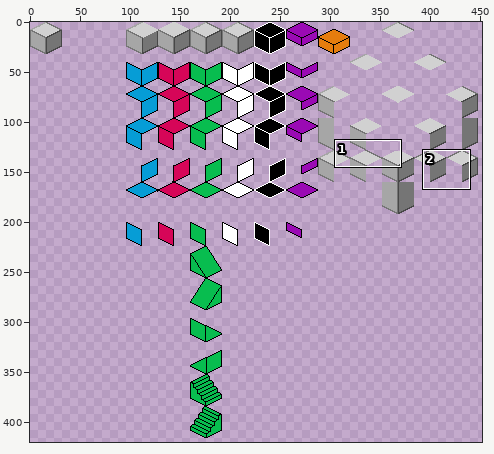
Two versions of one pixel-art file, levels/tiles.aseprite. Above, an overview of the earlier version with the close-up marked.
Close-up. The starting point:
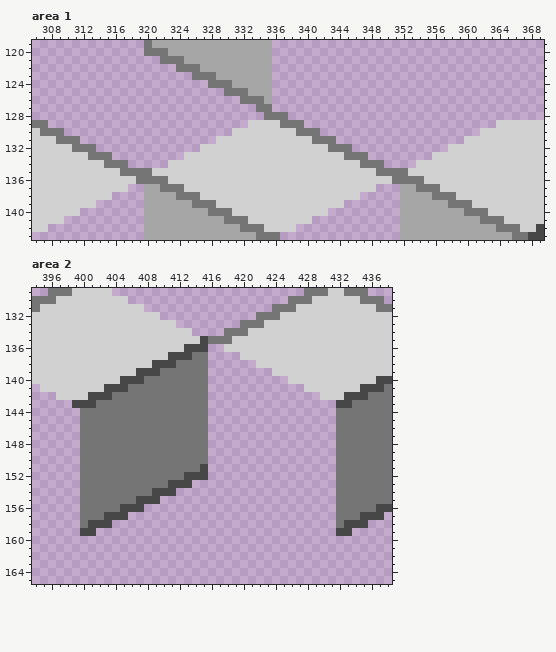
512x512 pixels, 1 frame. Shown: area 1: x 306..369, y 119..143; area 2: x 394..438, y 129..165. The wide view leaves out empty margins.
After:
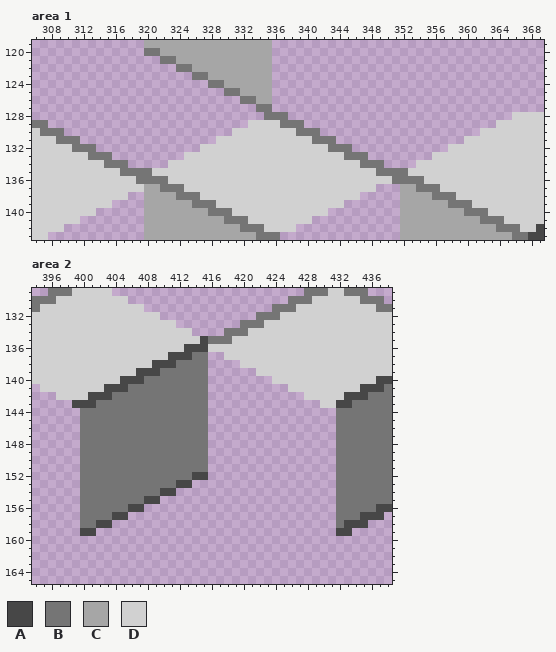
Palette (. is transparent): A #474747  B #757575  C #a6a6a6  D #d1d1d1
The exact change:
--- area 1
@@ x 306..369 @@
-119 ..............BCCCCCCCCCCCCCCC..................................
-120 ..............BBBCCCCCCCCCCCCC..................................
-121 ................BBBCCCCCCCCCCC..................................
-122 ..................BBBCCCCCCCCC..................................
-123 ....................BBBCCCCCCC..................................
-124 ......................BBBCCCCC..................................
-125 ........................BBBCCC..................................
-126 ..........................BBBC..................................
+119 ..............CCCCCCCCCCCCCCCC..................................
+120 ..............BBCCCCCCCCCCCCCC..................................
+121 ................BBCCCCCCCCCCCC..................................
+122 ..................BBCCCCCCCCCC..................................
+123 ....................BBCCCCCCCC..................................
+124 ......................BBCCCCCC..................................
+125 ........................BBCCCC..................................
+126 ..........................BBCC..................................
 127 ............................BB..................................
-128 .............................BBB................................
+128 .............................BBB............................DDDD
 129 BB.........................DDDDBBB........................DDDDDD
@@ x 306..321 @@
 136 DDDDDDDDDDDDDBBB
-137 DDDDDDDDDDDD..CC
-138 DDDDDDDDDD....CC
-139 DDDDDDDD......CC
-140 DDDDDD........CC
-141 DDDD..........CC
-142 DD............CC
-143 ..............CC
+137 DDDDDDDDDDDDDDCC
+138 DDDDDDDDDDDD..CC
+139 DDDDDDDDDD....CC
+140 DDDDDDDD......CC
+141 DDDDDD........CC
+142 DDDD..........CC
+143 DD............CC
--- area 2
@@ x 414..433 @@
 135 DABBBDDDDDDDDDDDDDDD
-136 AA..DDDDDDDDDDDDDDDD
-137 BB....DDDDDDDDDDDDDD
-138 BB......DDDDDDDDDDDD
-139 BB........DDDDDDDDDD
-140 BB..........DDDDDDDD
-141 BB............DDDDDD
-142 BB..............DDDA
-143 BB................AA
+136 AADDDDDDDDDDDDDDDDDD
+137 BB..DDDDDDDDDDDDDDDD
+138 BB....DDDDDDDDDDDDDD
+139 BB......DDDDDDDDDDDD
+140 BB........DDDDDDDDDD
+141 BB..........DDDDDDDD
+142 BB............DDDDDA
+143 BB..............DDAA
 144 BB................BB
@@ x 399..417 @@
 150 .BBBBBBBBBBBBBBBB..
-151 .BBBBBBBBBBBBBBBA..
-152 .BBBBBBBBBBBBBAAA..
-153 .BBBBBBBBBBBAAA....
-154 .BBBBBBBBBAAA......
-155 .BBBBBBBAAA........
-156 .BBBBBAAA..........
-157 .BBBAAA............
-158 .BAAA..............
+151 .BBBBBBBBBBBBBBBB..
+152 .BBBBBBBBBBBBBBAA..
+153 .BBBBBBBBBBBBAA....
+154 .BBBBBBBBBBAA......
+155 .BBBBBBBBAA........
+156 .BBBBBBAA..........
+157 .BBBBAA............
+158 .BBAA..............
 159 .AA................
